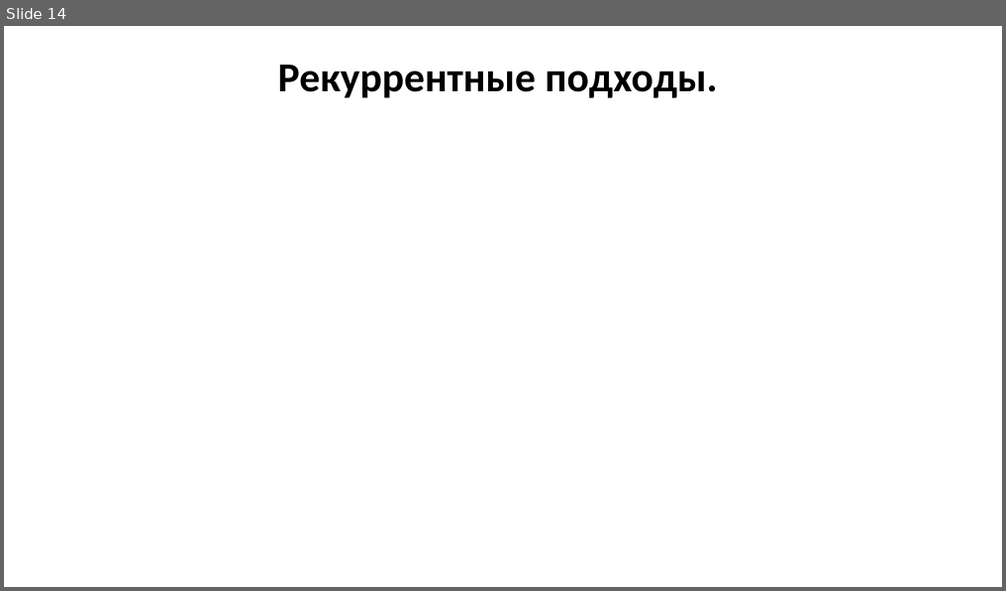
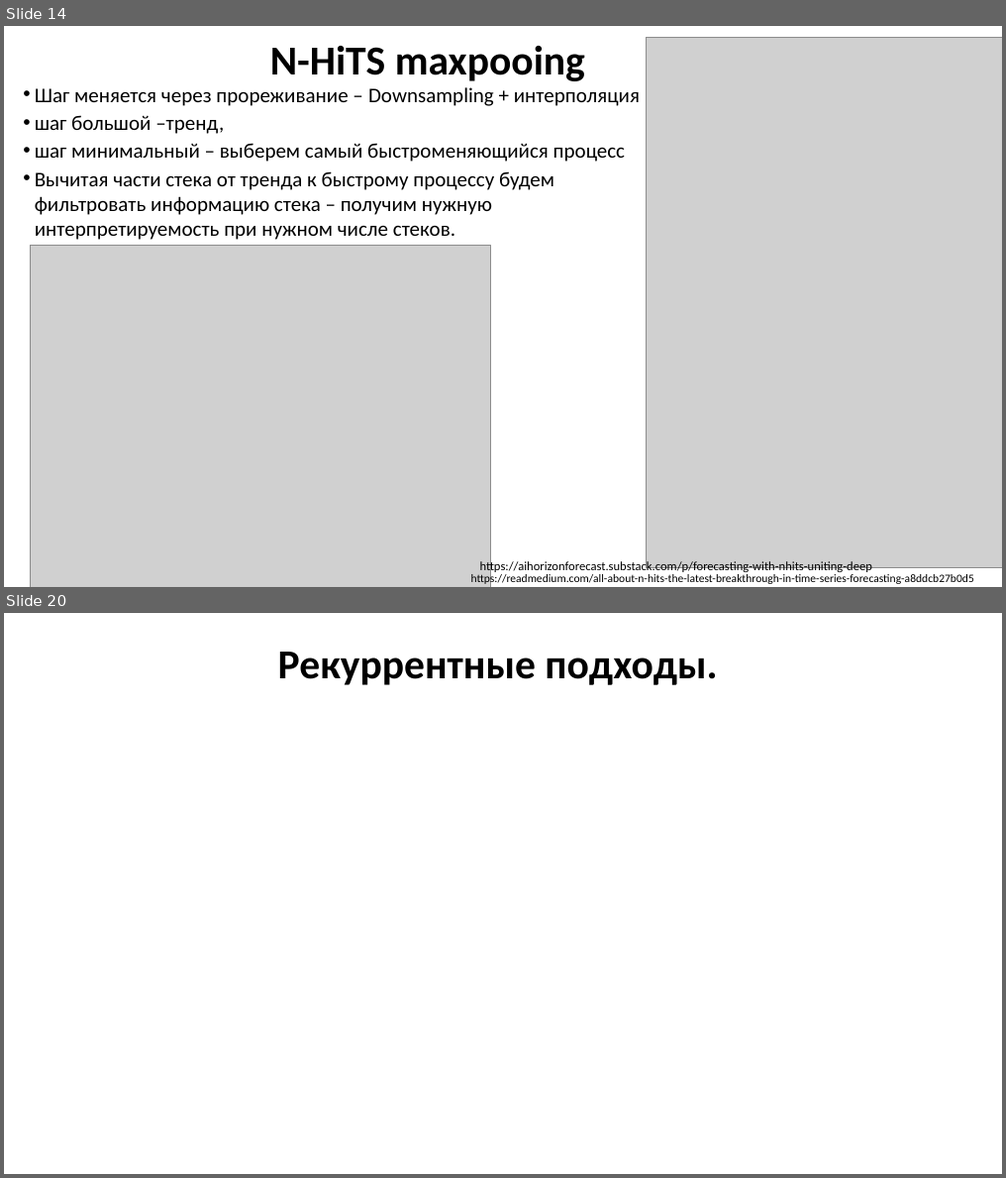
Before and after one commit to MVRonkin/TimeSeriesCourse, a slide deck: 2025/LEC/07 глубокое обучение нейронных сетей.pptx. Shown one above the other, each under a label of ours: slide 14 before the commit, slides 14 and 20 after it; the slides between them are not shown. The pictures are 1006x591 and 1006x1178 pixels, drawn with LibreOffice and Linux fonts; fonts in the diff are those of the drawing; grey boxes stand for pictures. Boxes give left, top, right and bottom in pixels: in the first picture for what was removed or moved away, otherwise in the second. Text is boxed around its words. In the diff, an @@ line names an element or a change of style, - is before the commit and + after.

```diff
--- a/2025/LEC/07 глубокое обучение нейронных сетей.pptx
+++ b/2025/LEC/07 глубокое обучение нейронных сетей.pptx
@@ slide 14 added at [4, 26, 1002, 587], background #FFFFFF @@
@@ title added at [270, 46, 585, 81], 39.6 pt, text #000000, bold @@
+N-HiTS maxpooing
@@ picture added at [647, 37, 1002, 568] @@
@@ text added at [35, 87, 640, 240], 20 pt, text #000000 @@
+• Шаг меняется через прореживание – Downsampling + интерполяция
+• шаг большой –тренд,
+• шаг минимальный – выберем самый быстроменяющийся процесс
+• Вычитая части стека от тренда к быстрому процессу будем фильтровать информацию стека – получим нужную интерпретируемость при нужном числе стеков.
@@ picture added at [30, 245, 490, 587] @@
@@ text added at [471, 572, 974, 585], 11 pt, text #000000 @@
+https://readmedium.com/all-about-n-hits-the-latest-breakthrough-in-time-series-forecasting-a8ddcb27b0d5
@@ text added at [480, 561, 872, 574], 12 pt, text #000000 @@
+https://aihorizonforecast.substack.com/p/forecasting-with-nhits-uniting-deep
@@ what was slide 14 is now slide 20 @@
```
Also in this commit, not shown: 7 slides changed, 6 other slides added, 1 slide removed.
